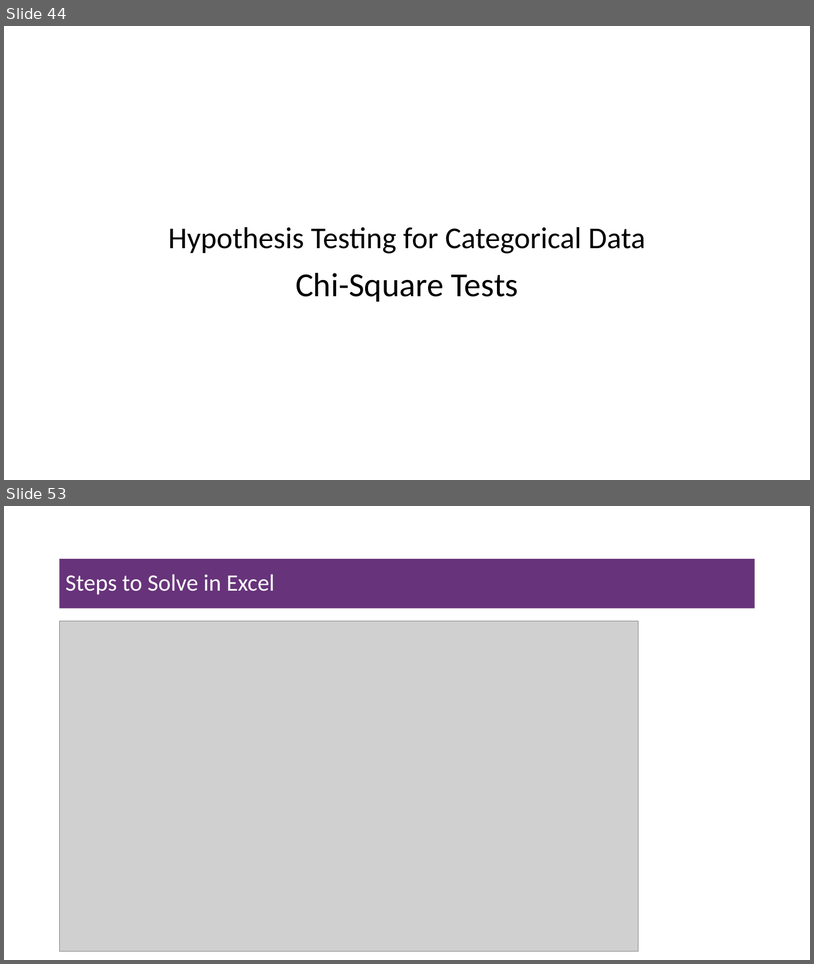
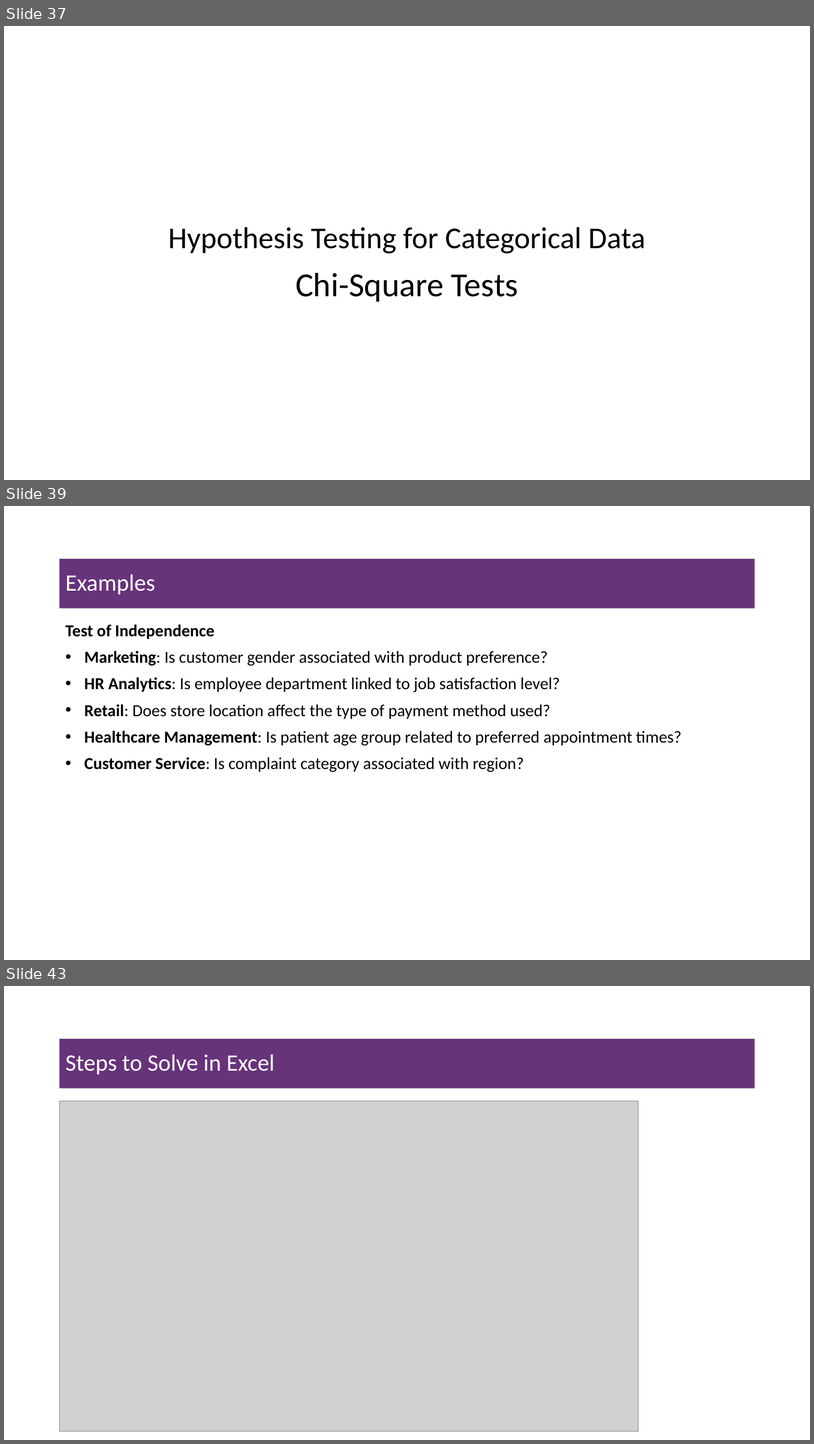
Before and after one commit to msfasha/307102-Descriptive-Statistics-for-Business, a slide deck: Part 2 - Inferential Statisitcs/Part 2.3 - Introduction to Hypothesis Testing/Part 2.3 - Introduction to Hypthesis Testing.pptx. Shown one above the other, each under a label of ours: slides 44 and 53 before the commit, slides 37, 39 and 43 after it; the slides between them are not shown. The pictures are 814x964 and 814x1444 pixels, drawn with LibreOffice and Linux fonts; fonts in the diff are those of the drawing; grey boxes stand for pictures; background and template pictures are left out. Boxes give left, top, right and bottom in pixels: in the first picture for what was removed or moved away, otherwise in the second. Text is boxed around its words. In the diff, an @@ line names an element or a change of style, - is before the commit and + after.

```diff
--- a/Part 2 - Inferential Statisitcs/Part 2.3 - Introduction to Hypothesis Testing/Part 2.3 - Introduction to Hypthesis Testing.pptx
+++ b/Part 2 - Inferential Statisitcs/Part 2.3 - Introduction to Hypothesis Testing/Part 2.3 - Introduction to Hypthesis Testing.pptx
@@ slide 39 added at (4, 506, 810, 960), background #FFFFFF @@
@@ title added at (60, 559, 755, 608), fill #67337A, 28 pt, text #FFFFFF @@
+Examples
@@ text added at (65, 624, 682, 772), 20 pt, text #000000 @@
+Test of Independence
+• Marketing: Is customer gender associated with product preference?
+• HR Analytics: Is employee department linked to job satisfaction level?
+• Retail: Does store location affect the type of payment method used?
+• Healthcare Management: Is patient age group related to preferred appointment times?
+• Customer Service: Is complaint category associated with region?
@@ what was slide 44 is now slide 37 @@
@@ what was slide 53 is now slide 43 @@
```
Also in this commit, not shown: 4 slides changed, 1 other slide added, 4 slides removed, 2 other files.
